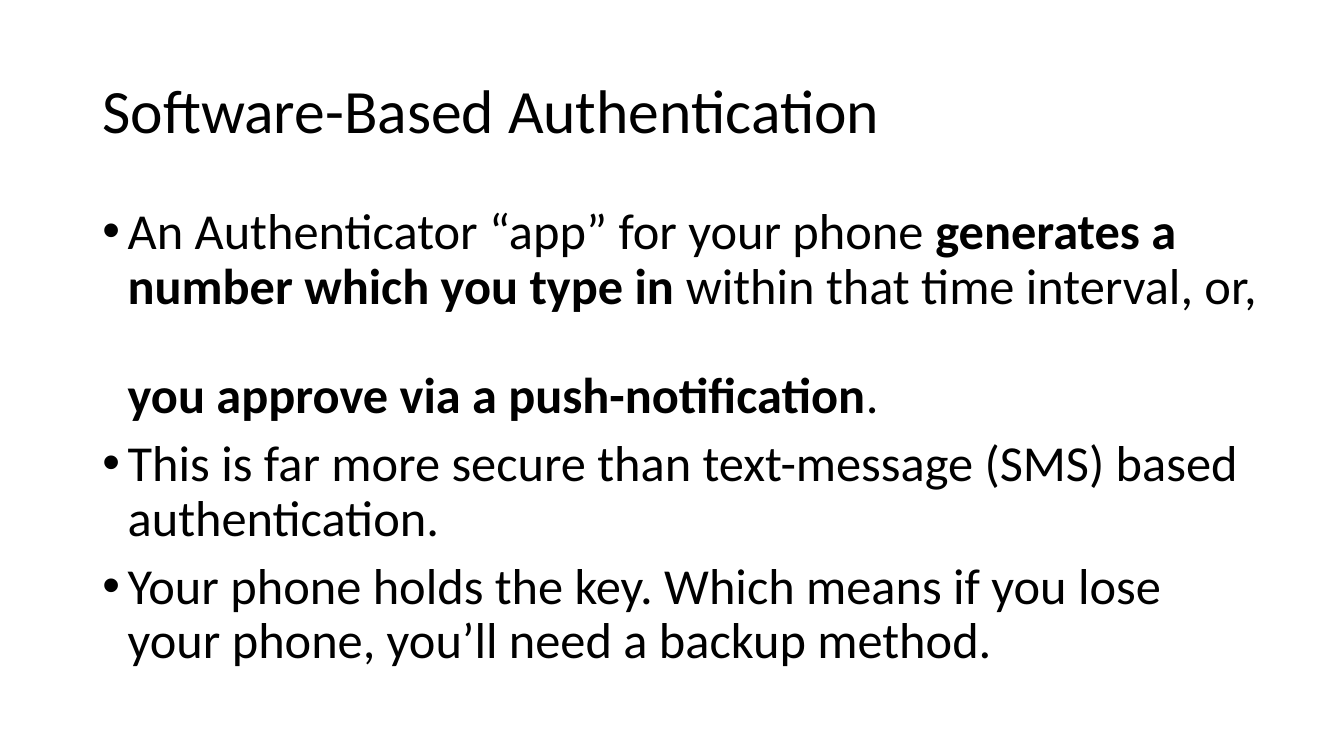
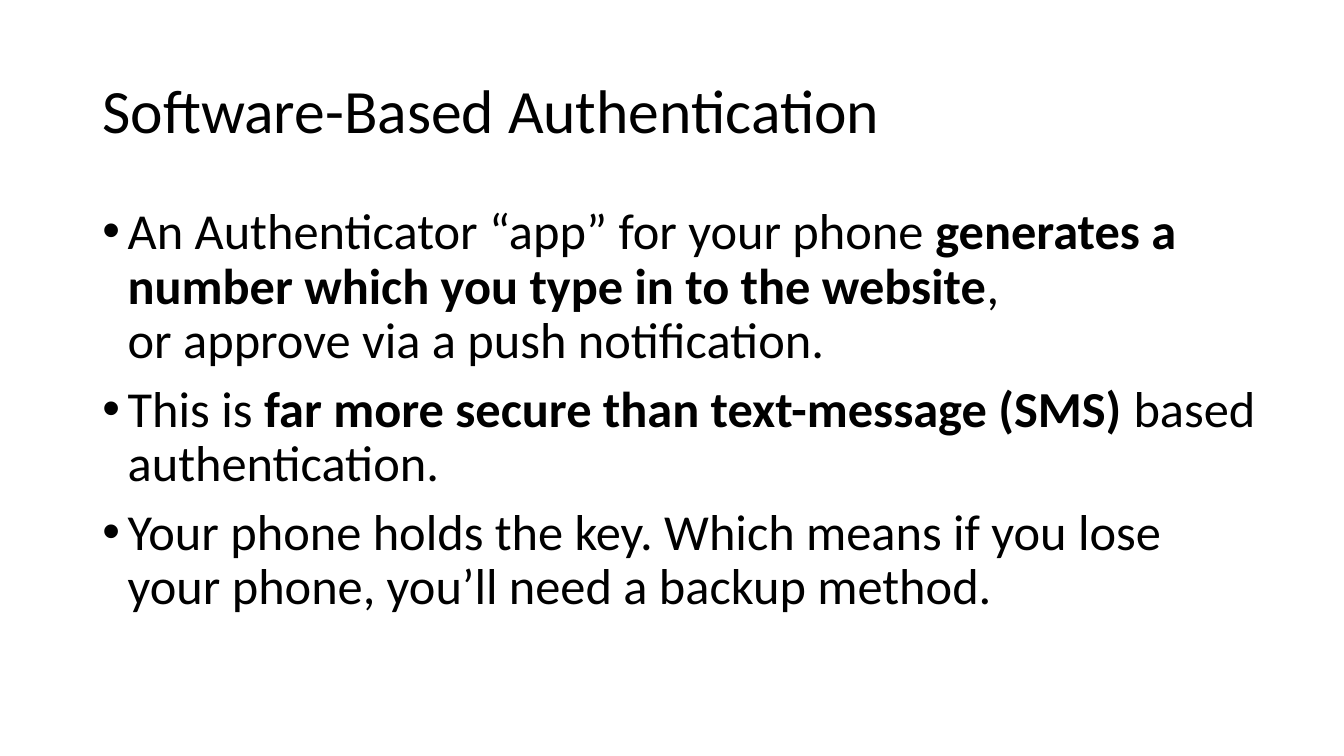
Before and after one commit to williamadba/Public-Presentations, a slide deck: slide 20 of Personal Practical Cybersecurity/Personal Practical Cybersecurity.pptx. Drawn at 1344x756 pixels with LibreOffice and Linux fonts; fonts in the diff are those of the drawing. Boxes give left, top, right and bottom in pixels: in the first picture for what was removed or moved away, otherwise in the second. Text is boxed around its words. In the diff, an @@ line names an element or a change of style, - is before the commit and + after.

```diff
--- a/Personal Practical Cybersecurity/Personal Practical Cybersecurity.pptx
+++ b/Personal Practical Cybersecurity/Personal Practical Cybersecurity.pptx
@@ text at box(128, 213, 1176, 366): text changed; bold off @@
-• An Authenticator “app” for your phone generates a number which you type in within that time interval, or,
-  you approve via a push-notification.
+• An Authenticator “app” for your phone generates a number which you type in to the website,
+  or approve via a push notification.
@@ text at box(128, 389, 1256, 482): bold on in "far more secure than text-message (SMS)" @@
```
Also in this commit, not shown: 18 other slides changed, 1 slide added, 1 slide removed.
